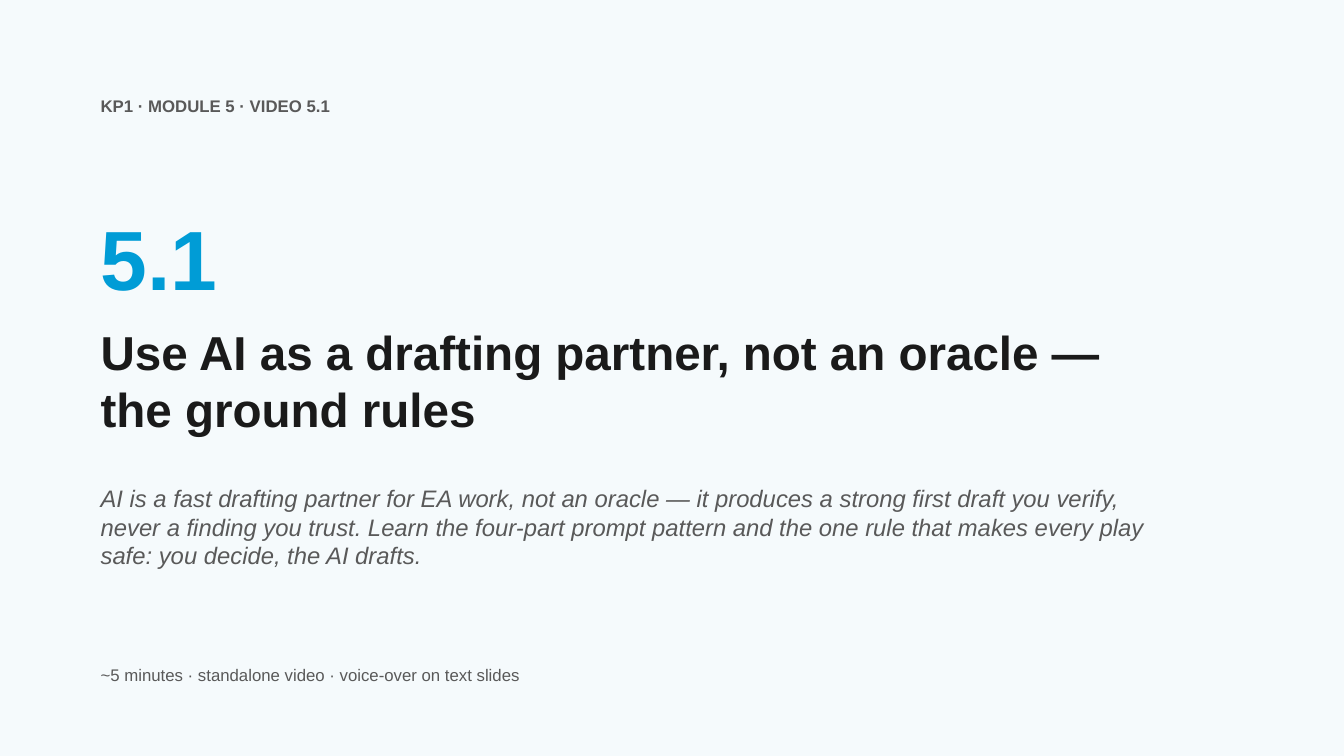
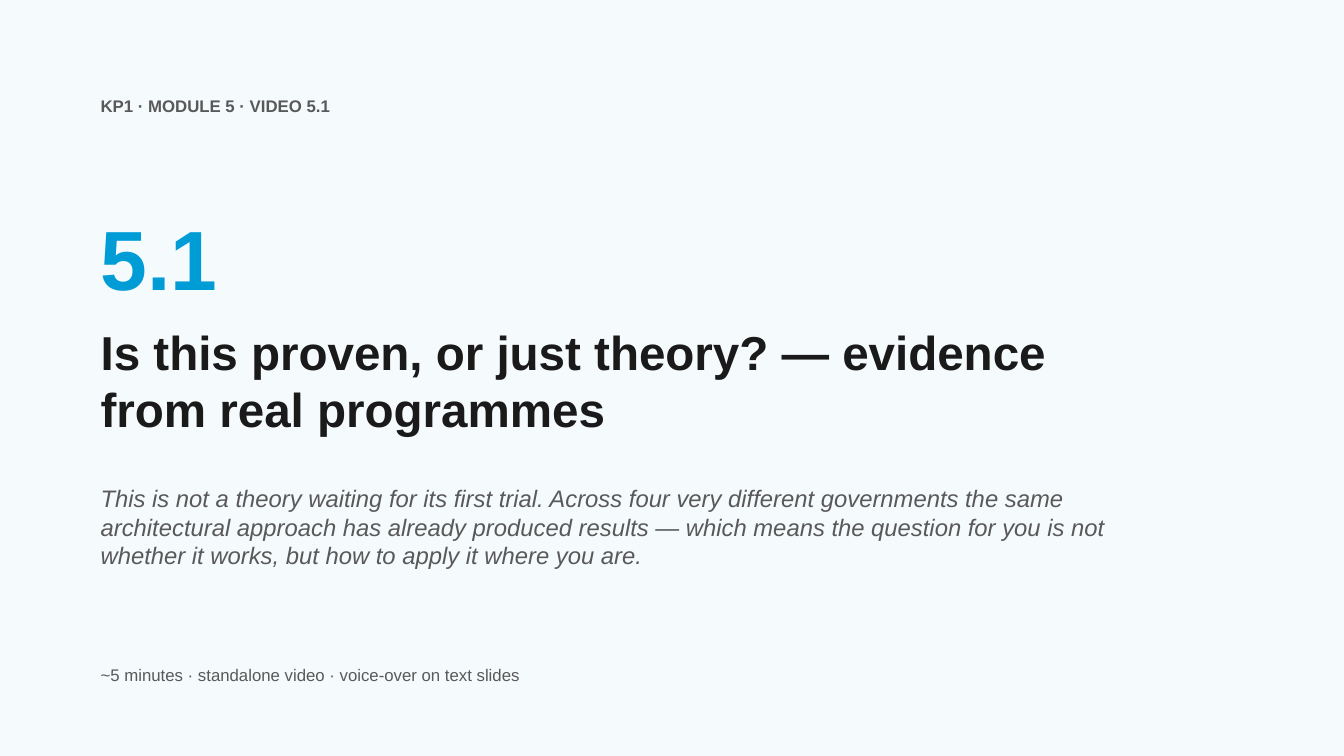
Before and after one commit to aarelaponin/geatdm-framework, a slide deck: slide 3 of 10-Knowledge-Products/KP1-GEA/videos/module_5/en/decks/KP1_M5_Deck_v0.1.pptx. Drawn at 1344x756 pixels with LibreOffice and Linux fonts; fonts in the diff are those of the drawing. Boxes give left, top, right and bottom in pixels: in the first picture for what was removed or moved away, otherwise in the second. Text is boxed around its words. In the diff, an @@ line names an element or a change of style, - is before the commit and + after.

```diff
--- a/10-Knowledge-Products/KP1-GEA/videos/module_5/en/decks/KP1_M5_Deck_v0.1.pptx
+++ b/10-Knowledge-Products/KP1-GEA/videos/module_5/en/decks/KP1_M5_Deck_v0.1.pptx
@@ text at (x1=101, y1=335, x2=1045, y2=436): text changed @@
-Use AI as a drafting partner, not an oracle — the ground rules
+Is this proven, or just theory? — evidence from real programmes
@@ text at (x1=101, y1=489, x2=1104, y2=569): text changed @@
-AI is a fast drafting partner for EA work, not an oracle — it produces a strong first draft you verify, never a finding you trust. Learn the four-part prompt pattern and the one rule that makes every play safe: you decide, the AI drafts.
+This is not a theory waiting for its first trial. Across four very different governments the same architectural approach has already produced results — which means the question for you is not whether it works, but how to apply it where you are.
```
Also in this commit, not shown: 35 other slides changed, 15 slides added, 15 slides removed, 58 other files.
